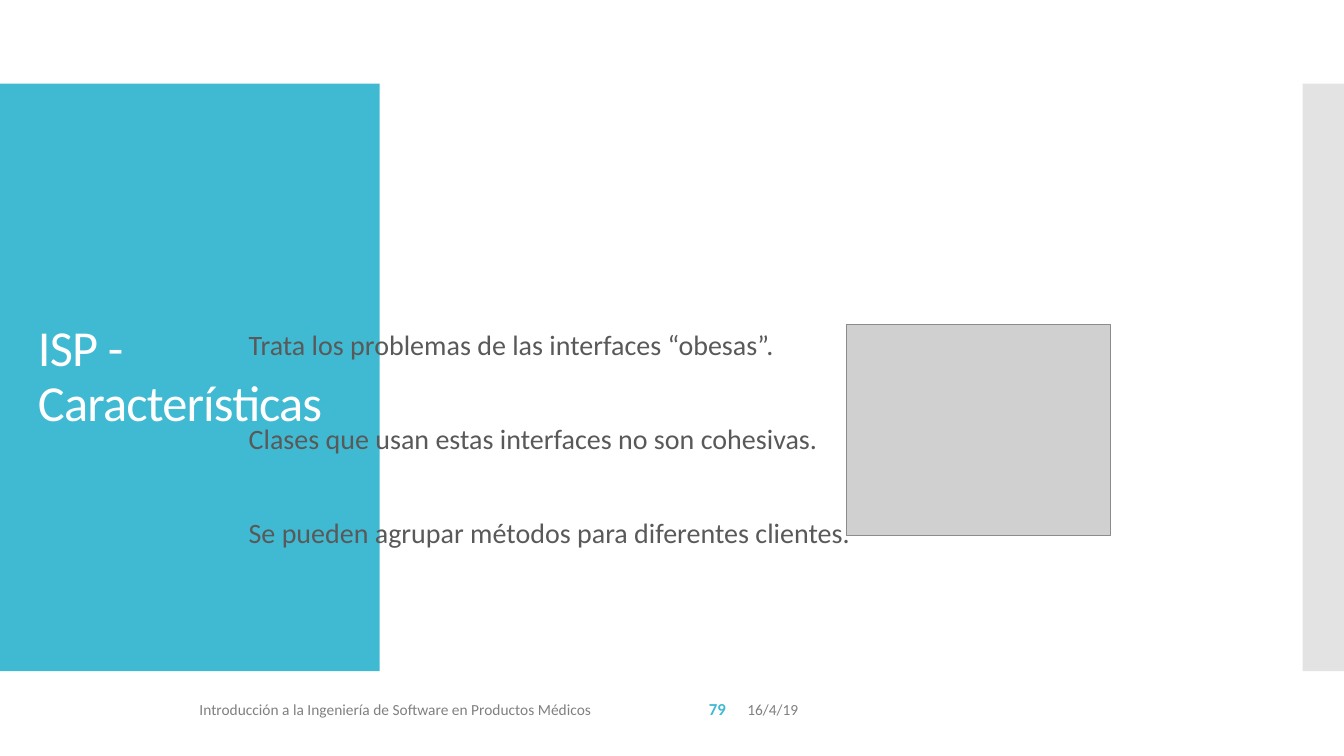
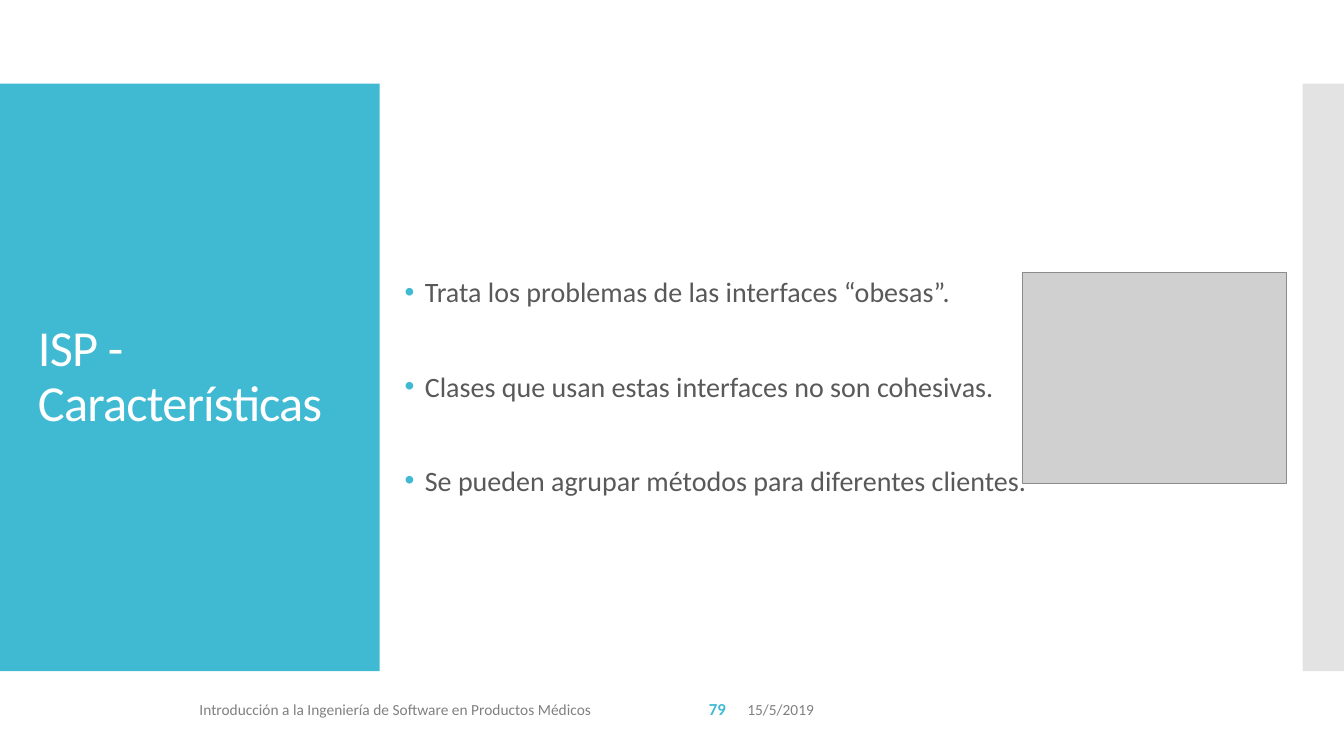
Before and after one commit to vvalotto/IS-en-Sistemas-Embebidos, a slide deck: slide 79 of 04 - IS - Mantenimiento .pptx. Drawn at 1344x756 pixels with LibreOffice and Linux fonts; fonts in the diff are those of the drawing; grey boxes stand for pictures. Boxes give left, top, right and bottom in pixels: in the first picture for what was removed or moved away, otherwise in the second. Text is boxed around its words. In the diff, an @@ line names an element or a change of style, - is before the commit and + after.

```diff
--- a/04 - IS - Mantenimiento .pptx
+++ b/04 - IS - Mantenimiento .pptx
@@ text "Trata los problemas de las ..." rewrapped from (249,332,849,550) to (425,282,1026,496) @@
@@ picture: place and size @@
-picture at (847,325,1110,535)
+picture at (1023,272,1287,483)
@@ text at (747,704,814,716): text changed @@
-16/4/19
+15/5/2019
```
Also in this commit, not shown: 93 other slides changed, 1 slide added, 1 slide removed, 5 other files.
